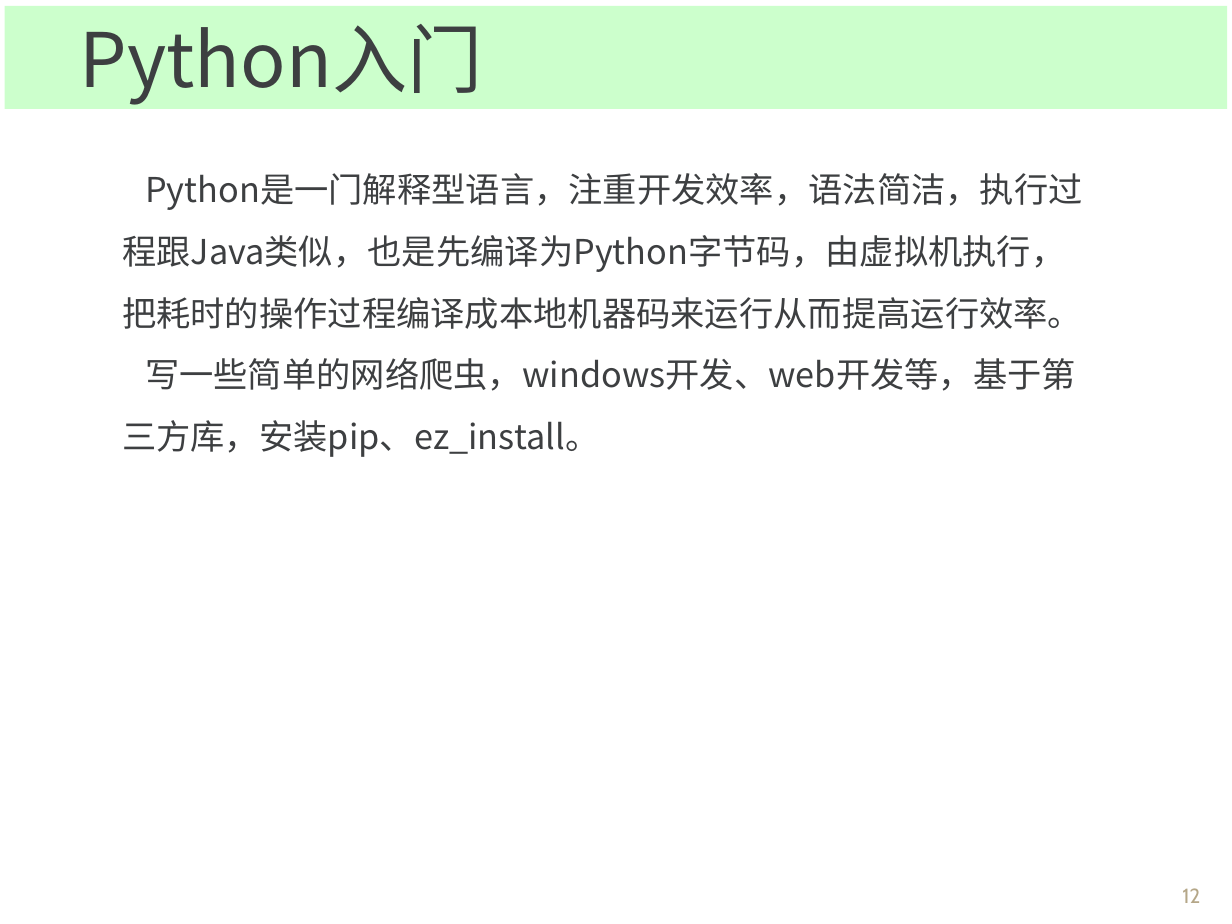
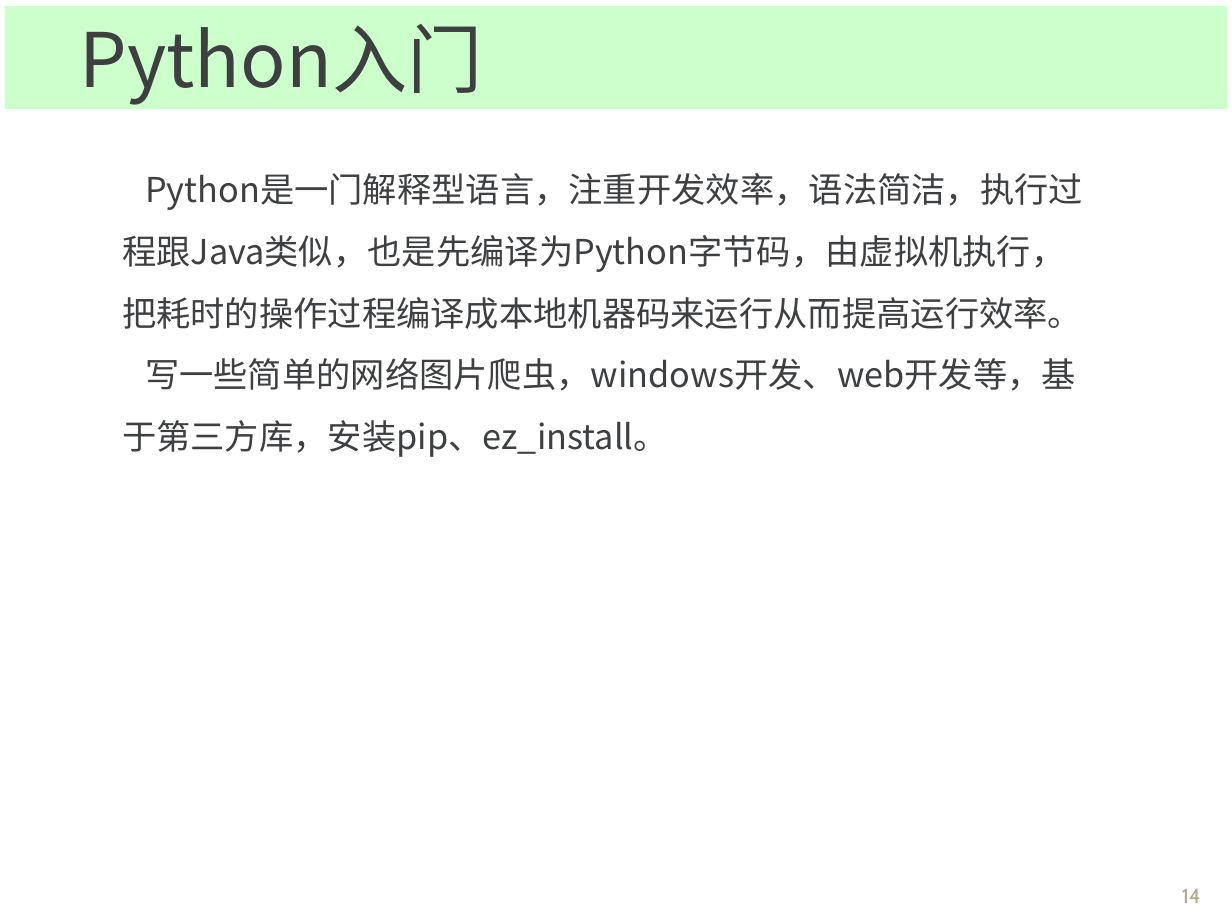
Before and after one commit to Spectrumleeee/Works, a slide deck: slide 14 of document/转正答辩_云平台部_黎光谱.ppt (slide 12 before the commit). Drawn at 1232x924 pixels with LibreOffice and Linux fonts; fonts in the diff are those of the drawing; background and template pictures are left out. Boxes give left, top, right and bottom in pixels: in the first picture for what was removed or moved away, otherwise in the second. Text is boxed around its words. In the diff, an @@ line names an element or a change of style, - is before the commit and + after.

```diff
--- a/document/转正答辩_云平台部_黎光谱.ppt
+++ b/document/转正答辩_云平台部_黎光谱.ppt
@@ text at (x1=122, y1=358, x2=1076, y2=457): text changed @@
-写一些简单的网络爬虫，windows开发、web开发等，基于第三方库，安装pip、ez_install。
+写一些简单的网络图片爬虫，windows开发、web开发等，基于第三方库，安装pip、ez_install。
@@ page number at (x1=1182, y1=888, x2=1201, y2=903): text changed @@
-12
+14
```
Also in this commit, not shown: 6 other slides changed, 2 slides added, 1 other file.
